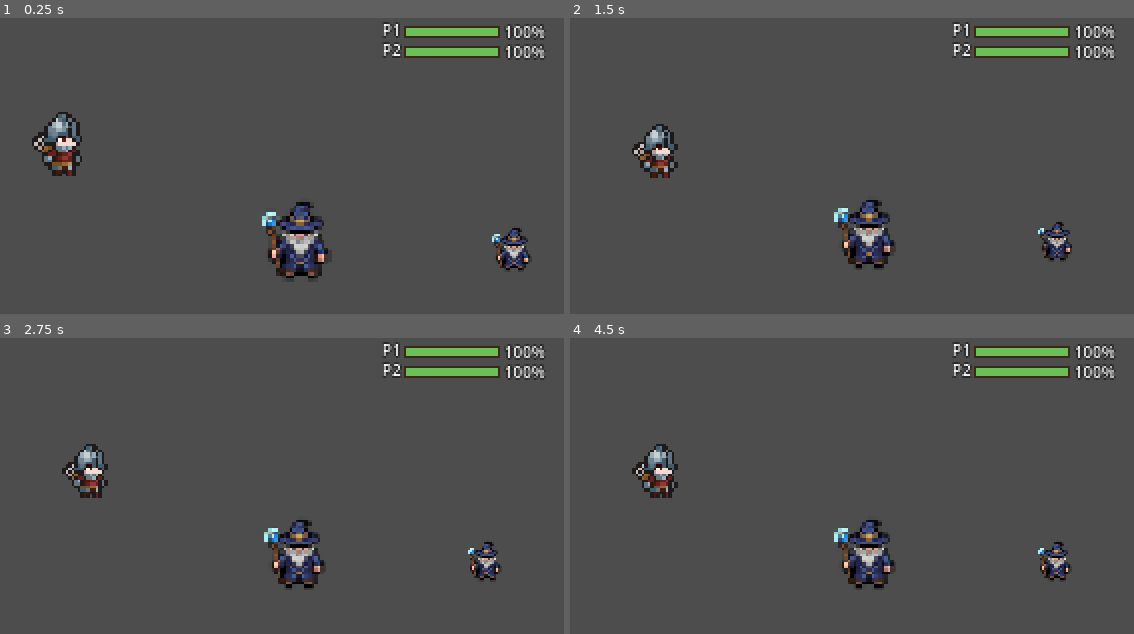
Above: before the commit, frames 1-4 (two rows, left to right).
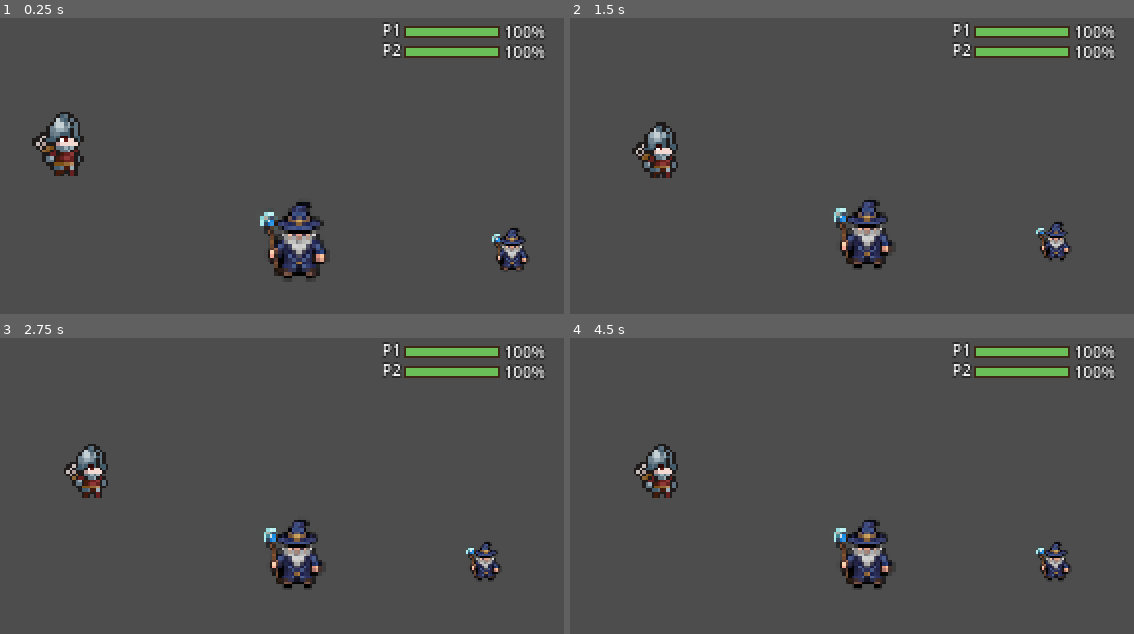
Above: after the commit, the same moments.

Repository: VCPC-UniFECAF/fits_on_fire
Game: Godot game, scene res://scenes/house.tscn
The game is run twice, just before and just after one commit, with the same random seed, the same clock (stepped at 60 frames per second) and the same inputs. The project has no main scene, so this scene is started directly.
Inputs (mouse positions are in pixels of both pictures, inside the frame that each line leads up to):
- Up to frame 1 (0.25 s): no input
- Up to frame 2 (1.5 s): move the mouse to (998, 180) at 0.52 s; hold E (interact) 0.53-1.28 s; move the mouse to (727, 216) at 1.27 s; tap E (interact) at 1.35 s
- Up to frame 3 (2.75 s): move the mouse to (349, 438) at 2.02 s; hold E (interact) from 2.03 s (still down)
- Up to frame 4 (4.5 s): move the mouse to (823, 589) at 2.77 s; release E (interact) at 2.78 s; tap E (interact) at 2.85, 4.35 s; move the mouse to (1049, 571) at 3.52 s; hold E (interact) 3.53-4.28 s; move the mouse to (665, 465) at 4.27 s

The runs differ from the first frame. In frame 1, 1.6% of the frame differs, in the area x 6-94%, y 31-88%; in frame 2, 1.4%; in frame 3, 1.2%; in frame 4, 1.3%.

Commit message:
Refac: aprimoração de spawn_enemies

Diff:
--- a/scenes/house.tscn
+++ b/scenes/house.tscn
@@ -9,25 +9,41 @@
 [ext_resource type="PackedScene" uid="uid://com4mxrdnmdeb" path="res://prefabs/wolf.tscn" id="7_wolf"]
 [ext_resource type="PackedScene" uid="uid://qyniyirbenwr" path="res://prefabs/zombie.tscn" id="8_zombie"]
 [ext_resource type="PackedScene" uid="uid://csw6pmwos7ma2" path="res://prefabs/wise.tscn" id="9_wise"]
-[ext_resource type="Script" path="res://scripts/enemy_wave.gd" id="10_wave_script"]
-[ext_resource type="PackedScene" path="res://prefabs/enemy_spawner.tscn" id="11_spawner"]
-[ext_resource type="PackedScene" path="res://prefabs/spawn_point.tscn" id="12_spawn_pt"]
-[ext_resource type="PackedScene" path="res://prefabs/activate_spawn.tscn" id="13_activate"]
+[ext_resource type="Script" uid="uid://cuu8421w3ywf1" path="res://scripts/wave_config.gd" id="10_wave_config"]
+[ext_resource type="PackedScene" uid="uid://ci4wekdc6pi7y" path="res://prefabs/enemy_spawner.tscn" id="11_spawner"]
+[ext_resource type="PackedScene" uid="uid://spawnpoint01" path="res://prefabs/spawn_point.tscn" id="12_spawn_pt"]
+[ext_resource type="PackedScene" uid="uid://chv4t5k5uhfc7" path="res://prefabs/activate_spawn.tscn" id="13_activate"]
+[ext_resource type="Script" uid="uid://cp6v3mrbk6a7x" path="res://scripts/wave_spawn_entry.gd" id="14_wave_entry"]
 
-[sub_resource type="Resource" id="EnemyWave_zombie"]
-script = ExtResource("10_wave_script")
+[sub_resource type="Resource" id="Entry_zombie"]
+script = ExtResource("14_wave_entry")
 enemy_scene = ExtResource("8_zombie")
 count = 2
 
-[sub_resource type="Resource" id="EnemyWave_wolf"]
-script = ExtResource("10_wave_script")
+[sub_resource type="Resource" id="Wave_zombie"]
+script = ExtResource("10_wave_config")
+display_name = "Zombies"
+entries = Array[ExtResource("14_wave_entry")]([SubResource("Entry_zombie")])
+
+[sub_resource type="Resource" id="Entry_wolf"]
+script = ExtResource("14_wave_entry")
 enemy_scene = ExtResource("7_wolf")
 count = 2
 
-[sub_resource type="Resource" id="EnemyWave_orc"]
-script = ExtResource("10_wave_script")
+[sub_resource type="Resource" id="Wave_wolf"]
+script = ExtResource("10_wave_config")
+display_name = "Lobos"
+entries = Array[ExtResource("14_wave_entry")]([SubResource("Entry_wolf")])
+
+[sub_resource type="Resource" id="Entry_orc"]
+script = ExtResource("14_wave_entry")
 enemy_scene = ExtResource("6_orc")
 count = 2
+
+[sub_resource type="Resource" id="Wave_orc"]
+script = ExtResource("10_wave_config")
+display_name = "Orcs"
+entries = Array[ExtResource("14_wave_entry")]([SubResource("Entry_orc")])
 
 [node name="house" type="Node2D" unique_id=572614891]
 
@@ -150,7 +166,7 @@
 max_player_distance = 150.0
 
 [node name="PlayerWarrior" parent="." unique_id=592370139 instance=ExtResource("4_war")]
-position = Vector2(92, 80)
+position = Vector2(93, 80)
 
 [node name="PlayerWizard" parent="." unique_id=1739035420 instance=ExtResource("5_wiz")]
 position = Vector2(221, 107)
@@ -160,15 +176,16 @@
 fase_atual = 5
 
 [node name="EnemySpawner" parent="." unique_id=1792461109 instance=ExtResource("11_spawner")]
-waves = Array[ExtResource("10_wave_script")]([SubResource("EnemyWave_zombie"), SubResource("EnemyWave_wolf"), SubResource("EnemyWave_orc")])
+position = Vector2(-2, 0)
+waves = Array[ExtResource("10_wave_config")]([SubResource("Wave_zombie"), SubResource("Wave_wolf"), SubResource("Wave_orc")])
 
 [node name="SpawnPoint1" parent="EnemySpawner" unique_id=662467610 instance=ExtResource("12_spawn_pt")]
-position = Vector2(228, 79)
+position = Vector2(171, 68)
 gizmo_extents = 0.0
 enemy_scene_override = ExtResource("7_wolf")
 
 [node name="SpawnPoint2" parent="EnemySpawner" unique_id=1879776707 instance=ExtResource("12_spawn_pt")]
-position = Vector2(91, 48)
+position = Vector2(187, 53)
 gizmo_extents = 0.0
 enemy_scene_override = ExtResource("8_zombie")
 
--- a/scripts/activate_spawn.gd
+++ b/scripts/activate_spawn.gd
@@ -42,7 +42,7 @@
 	if _spawner == null:
 		push_warning("ActivateSpawn: spawner não configurado.")
 		return
-	_spawner.start()
+	_spawner.call_deferred("start")
 	if trigger_once:
 		_triggered = true
 		set_deferred("monitoring", false)
--- a/scripts/enemy_spawner.gd
+++ b/scripts/enemy_spawner.gd
@@ -11,7 +11,7 @@
 signal wave_completed(wave_index: int)
 signal all_waves_completed
 
-@export var waves: Array[EnemyWave] = []
+@export var waves: Array[WaveConfig] = []
 @export var spawn_points: Array[SpawnPoint] = []
 @export var auto_collect_spawn_points: bool = true
 @export var wave_advance_mode: WaveAdvanceMode = WaveAdvanceMode.CLEAR_ALL
@@ -86,10 +86,16 @@
 	return point
 
 
-func _resolve_scene(point: SpawnPoint, wave: EnemyWave) -> PackedScene:
+func _get_spawn_point_for_entry(entry: WaveSpawnEntry) -> SpawnPoint:
+	if entry.spawn_point_index >= 0 and entry.spawn_point_index < _resolved_points.size():
+		return _resolved_points[entry.spawn_point_index]
+	return _get_next_spawn_point()
+
+
+func _resolve_scene(point: SpawnPoint, entry: WaveSpawnEntry) -> PackedScene:
 	if point.enemy_scene_override != null:
 		return point.enemy_scene_override
-	return wave.enemy_scene
+	return entry.enemy_scene
 
 
 func _has_any_override() -> bool:
@@ -97,6 +103,12 @@
 		if point.enemy_scene_override != null:
 			return true
 	return false
+
+
+func _entry_delay(entry: WaveSpawnEntry, wave: WaveConfig) -> float:
+	if entry.delay_between_spawns >= 0.0:
+		return entry.delay_between_spawns
+	return wave.delay_between_spawns
 
 
 func _prune_spawned() -> void:
@@ -130,43 +142,88 @@
 			return
 		wave_completed.emit(wave_index)
 		if wave_index < waves.size() - 1:
-			await _wait_before_next_wave()
+			await _wait_before_next_wave(wave)
 	if _running:
 		all_waves_completed.emit()
 	_running = false
 
 
-func _spawn_wave(wave: EnemyWave) -> void:
-	if wave.enemy_scene == null and not _has_any_override():
-		push_warning("EnemySpawner: onda sem enemy_scene.")
-	for i in wave.count:
-		if not _running:
-			return
-		var point := _get_next_spawn_point()
-		var scene := _resolve_scene(point, wave)
+func _spawn_wave(wave: WaveConfig) -> void:
+	if wave.delay_before_wave > 0.0:
+		await get_tree().create_timer(wave.delay_before_wave).timeout
+		if not _running:
+			return
+
+	if wave.entries.is_empty():
+		push_warning("EnemySpawner: onda '%s' sem entries." % _wave_label(wave))
+		return
+
+	var has_scene := false
+	for entry in wave.entries:
+		if entry != null and entry.enemy_scene != null:
+			has_scene = true
+			break
+	if not has_scene and not _has_any_override():
+		push_warning("EnemySpawner: onda '%s' sem enemy_scene." % _wave_label(wave))
+
+	for entry in wave.entries:
+		if not _running:
+			return
+		if entry == null:
+			continue
+		await _spawn_entry(entry, wave)
+
+
+func _spawn_entry(entry: WaveSpawnEntry, wave: WaveConfig) -> void:
+	var spawn_delay := _entry_delay(entry, wave)
+	for i in entry.count:
+		if not _running:
+			return
+		var point := _get_spawn_point_for_entry(entry)
+		var scene := _resolve_scene(point, entry)
 		if scene == null:
 			push_warning("EnemySpawner: cena de inimigo não definida.")
 			continue
 		var enemy := point.spawn(scene, _get_spawn_parent())
 		if enemy:
 			_spawned.append(enemy)
-		if i < wave.count - 1 and wave.delay_between_spawns > 0.0:
-			await get_tree().create_timer(wave.delay_between_spawns).timeout
-
-
-func _wait_before_next_wave() -> void:
+		if i < entry.count - 1 and spawn_delay > 0.0:
+			await get_tree().create_timer(spawn_delay).timeout
+
+
+func _wave_delay_after(wave: WaveConfig) -> float:
+	if wave.delay_after_wave >= 0.0:
+		return wave.delay_after_wave
+	return delay_between_waves
+
+
+func _resolve_advance_mode(wave: WaveConfig) -> WaveAdvanceMode:
+	match wave.advance_mode:
+		WaveConfig.AdvanceMode.DELAY:
+			return WaveAdvanceMode.DELAY
+		WaveConfig.AdvanceMode.CLEAR_ALL:
+			return WaveAdvanceMode.CLEAR_ALL
+		WaveConfig.AdvanceMode.BOTH:
+			return WaveAdvanceMode.BOTH
+		_:
+			return wave_advance_mode
+
+
+func _wait_before_next_wave(wave: WaveConfig) -> void:
 	if not _running:
 		return
-	match wave_advance_mode:
+	var mode := _resolve_advance_mode(wave)
+	var pause := _wave_delay_after(wave)
+	match mode:
 		WaveAdvanceMode.DELAY:
-			await get_tree().create_timer(delay_between_waves).timeout
+			await get_tree().create_timer(pause).timeout
 		WaveAdvanceMode.CLEAR_ALL:
 			await _wait_until_clear()
 		WaveAdvanceMode.BOTH:
 			var start_ms := Time.get_ticks_msec()
 			await _wait_until_clear()
 			var elapsed := (Time.get_ticks_msec() - start_ms) / 1000.0
-			var remaining := delay_between_waves - elapsed
+			var remaining := pause - elapsed
 			if remaining > 0.0:
 				await get_tree().create_timer(remaining).timeout
 
@@ -176,3 +233,9 @@
 	while _running and _count_living_spawned() > 0:
 		await get_tree().create_timer(0.25).timeout
 		_prune_spawned()
+
+
+func _wave_label(wave: WaveConfig) -> String:
+	if not wave.display_name.is_empty():
+		return wave.display_name
+	return "Wave"
--- a/scripts/enemy_wave.gd
+++ /dev/null
@@ -1,6 +0,0 @@
-class_name EnemyWave
-extends Resource
-
-@export var enemy_scene: PackedScene
-@export var count: int = 1
-@export var delay_between_spawns: float = 0.4
--- a/scripts/spawn_point.gd
+++ b/scripts/spawn_point.gd
@@ -10,6 +10,7 @@
 
 func spawn(scene: PackedScene, parent: Node) -> Node:
 	var enemy := scene.instantiate()
-	parent.add_child(enemy)
-	enemy.global_position = global_position
+	var spawn_pos := global_position
+	parent.call_deferred("add_child", enemy)
+	enemy.call_deferred("set_global_position", spawn_pos)
 	return enemy
--- /dev/null
+++ b/scripts/wave_config.gd
@@ -0,0 +1,30 @@
+class_name WaveConfig
+extends Resource
+
+enum AdvanceMode {
+	INHERIT,
+	DELAY,
+	CLEAR_ALL,
+	BOTH,
+}
+
+@export_group("Identificação")
+@export var display_name: String = ""
+
+@export_group("Spawns")
+@export var entries: Array[WaveSpawnEntry] = []
+@export var delay_between_spawns: float = 0.4
+
+@export_group("Timing da onda")
+@export var delay_before_wave: float = 0.0
+@export var advance_mode: AdvanceMode = AdvanceMode.INHERIT
+## Pausa após a onda quando advance_mode usa DELAY ou BOTH (-1 usa o valor do spawner).
+@export var delay_after_wave: float = -1.0
+
+
+func get_total_spawn_count() -> int:
+	var total := 0
+	for entry in entries:
+		if entry != null:
+			total += entry.count
+	return total
--- /dev/null
+++ b/scripts/wave_spawn_entry.gd
@@ -0,0 +1,11 @@
+class_name WaveSpawnEntry
+extends Resource
+
+## Cena do inimigo a instanciar nesta entrada.
+@export var enemy_scene: PackedScene
+## Quantidade de inimigos desta entrada na onda.
+@export_range(1, 99, 1) var count: int = 1
+## Intervalo entre spawns desta entrada (-1 usa o padrão da onda).
+@export var delay_between_spawns: float = -1.0
+## Índice fixo em spawn_points (-1 alterna entre os pontos disponíveis).
+@export var spawn_point_index: int = -1
Not shown, removed: scripts/enemy_wave.gd.uid
Not shown, added: scripts/wave_config.gd.uid
Not shown, added: scripts/wave_spawn_entry.gd.uid
